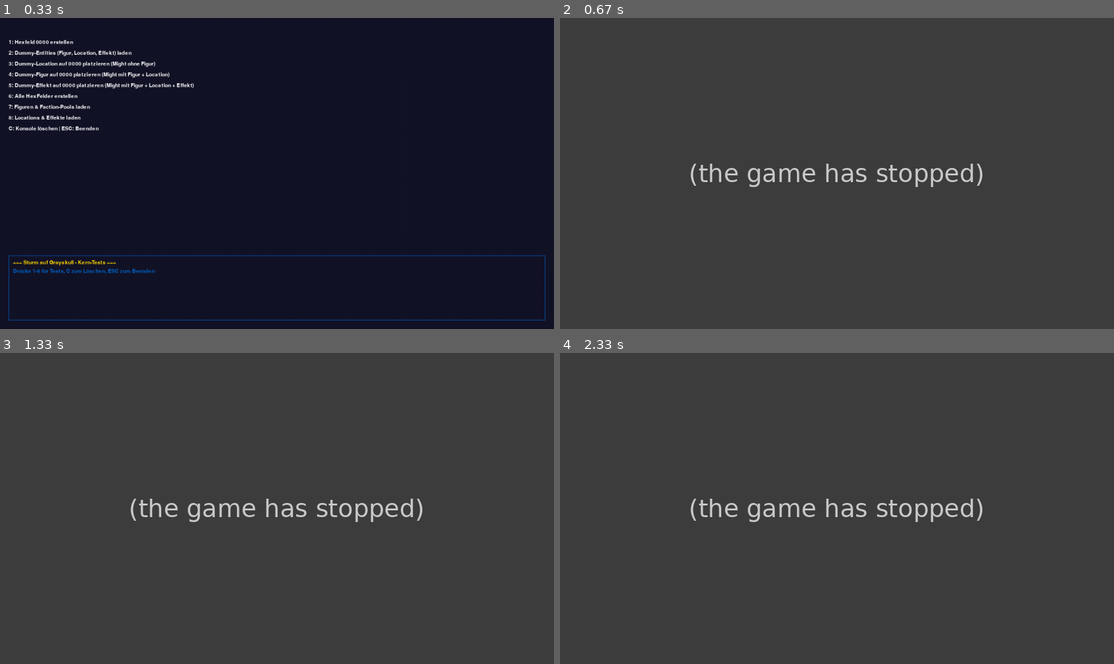
Above: before the commit, frames 1-4 (two rows, left to right).
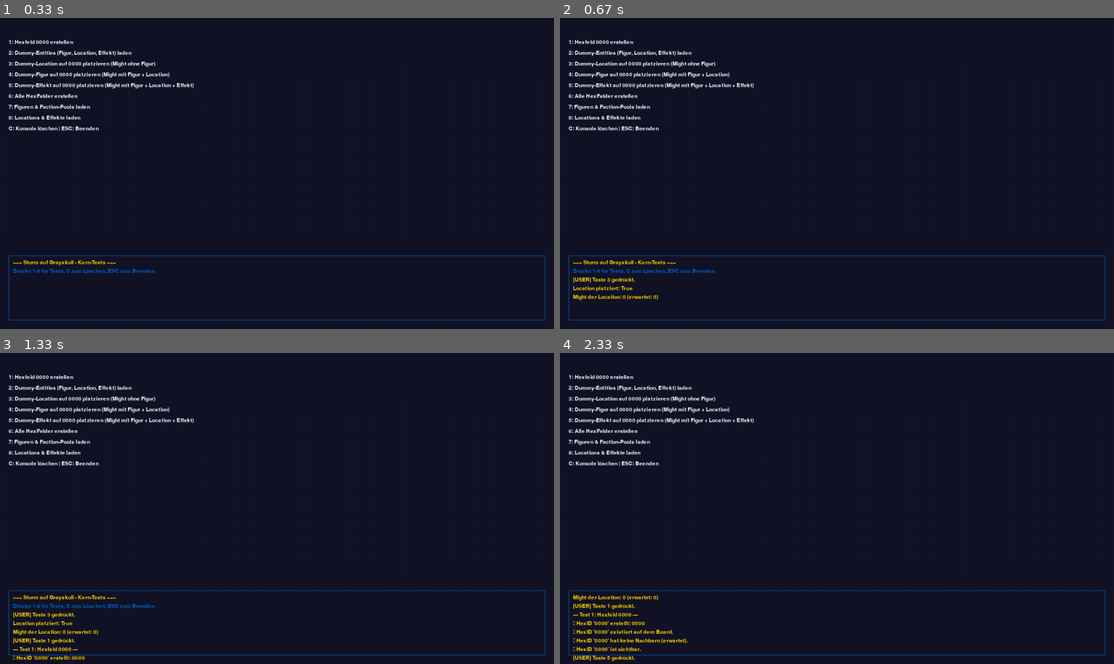
Above: after the commit, the same moments.

Repository: falkstergaming/Assault
Game: pygame game, started from main.py
Same seed, same stepped clock (60 frames per second), same inputs: the game is played once before the commit and once after it.
Inputs:
- Up to frame 1 (0.33 s): no input
- Up to frame 2 (0.67 s): tap 3 at 0.33 s
- Up to frame 3 (1.33 s): tap 1 at 0.67 s; tap Enter at 1 s
- Up to frame 4 (2.33 s): tap 5 at 1.33 s; tap 2 at 2.22 s

Frame 1 is identical in both runs. In frame 2, 100% of the frame differs, in the area x 0-100%, y 0-100%; in frame 3, 100%; in frame 4, 100%.
Error before the commit: AttributeError: 'Location' object has no attribute 'calculate_might' (simulation.py line 128); the game stopped at 0.33 s (later frames are placeholders)

Commit message:
Launch_Tests

Diff:
--- a/core/entities/effect.py
+++ b/core/entities/effect.py
@@ -1,5 +1,7 @@
 from core.entities.base_entity import BaseEntity
-from typing import Optional, Dict, Any
+from typing import Optional, Dict, Any, TYPE_CHECKING
+if TYPE_CHECKING:
+    from core.game.board import Board  # Nur für Typ-Hints, nicht zur Laufzeit
 
 class Effect(BaseEntity):
     """Repräsentiert einen Effekt im Spiel."""
--- a/core/entities/figure.py
+++ b/core/entities/figure.py
@@ -1,5 +1,7 @@
 from core.entities.base_entity import BaseEntity
-from typing import Optional, Dict, Any
+from typing import Optional, Dict, Any, TYPE_CHECKING
+if TYPE_CHECKING:
+    from core.game.board import Board  # Nur für Typ-Hints, nicht zur Laufzeit
 
 class Figure(BaseEntity):
     """Repräsentiert eine Figur im Spiel."""
--- a/core/entities/location.py
+++ b/core/entities/location.py
@@ -1,5 +1,7 @@
 from core.entities.base_entity import BaseEntity
-from typing import Optional, Dict, Any
+from typing import Optional, Dict, Any, TYPE_CHECKING
+if TYPE_CHECKING:
+    from core.game.board import Board  # Nur für Typ-Hints, nicht zur Laufzeit
 
 
 class Location(BaseEntity):
--- a/core/game/board.py
+++ b/core/game/board.py
@@ -3,11 +3,19 @@
 Verwaltet das Spielfeld mit expliziten Hex-IDs, dynamischer Sichtbarkeit,
 und VOLLSTÄNDIGEN Nachbarn-Beziehungen (für Zeichnen und Spiel-Logik).
 """
-
-from typing import List, Dict, Set, Optional, TypeVar
 from core.utils.hex_id import HexID
-
-T = TypeVar('T')  # Generischer Typ für Entities
+from typing import List, Dict, Set, Optional, TypeVar, TYPE_CHECKING
+from core.entities.base_entity import BaseEntity
+from core.entities.figure import Figure      # ✅ Importiere die Klassen
+from core.entities.location import Location  # ✅
+from core.entities.effect import Effect        # ✅
+
+if TYPE_CHECKING:  # Vermeidet Zirkelimports zur Laufzeit
+    from core.entities.figure import Figure
+    from core.entities.location import Location
+    from core.entities.effect import Effect
+
+T = TypeVar('T', BaseEntity, Figure, Location, Effect)  # Generischer Typ für Entities
 
 class Board:
     """
@@ -25,10 +33,10 @@
         self._logical_neighbors: Dict[HexID, List[HexID]] = self._initialize_logical_neighbors()  # Für Spiel-Logik (Marsch)
         self._optical_neighbors: Dict[HexID, List[HexID]] = self._initialize_optical_neighbors()  # Für UI-Rendering
 
-        # Dictionaries für Entities auf dem Board
-        self._figures: Dict[HexID, 'Figure'] = {}
-        self._locations: Dict[HexID, 'Location'] = {}
-        self._effects: Dict[HexID, 'Effect'] = {}
+        # Speichere Entities nach Typ pro Hexfeld
+        self._figures: Dict[str, BaseEntity] = {}      # {hex_id: Figure}
+        self._locations: Dict[str, BaseEntity] = {}   # {hex_id: Location}
+        self._effects: Dict[str, BaseEntity] = {}     # {hex_id: Effect}
 
         # Idol-Kontrolle (für Siegbedingungen)
         self._idle_control: Dict[HexID, Optional[str]] = {
@@ -270,18 +278,14 @@
         return self._visibility.get(hex_id, False)
 
     # --- Nachbarn-Abfrage ---
-    def get_neighbors(self, hex_id: HexID) -> List['BaseEntity']:
-        """
-        Gibt alle Entities (Figuren, Locations, Effekte) auf den Nachbar-Feldern zurück.
-        Filtert None-Werte (leere Felder) heraus.
-        """
-        # ✅ Korrigiert: _logical_neighbors ist ein Dictionary (HexID -> Liste von HexIDs)
-        neighbor_ids = self._logical_neighbors.get(hex_id.raw_id, [])  # ✅ Dictionary-Zugriff!
+    def get_neighbors(self, hex_id: HexID) -> List[BaseEntity]:
+        """Gibt alle Entities (Figuren, Locations, Effekte) auf den Nachbar-Feldern zurück."""
+        neighbor_ids = self._logical_neighbors.get(hex_id, [])  # ✅ HexID-Objekt als Key!
         neighbors = []
         for nid in neighbor_ids:
-            entity = self.get_entity_at(HexID(nid))  # ✅ HexID-Objekt aus String erstellen
-            if entity is not None:
-                neighbors.append(entity)
+            # Hole alle Entities auf dem Nachbar-Feld
+            entities = self.get_entities_at(nid)
+            neighbors.extend(entities)
         return neighbors
 
     def get_optical_neighbors(self, hex_id: HexID) -> List[HexID]:
@@ -318,24 +322,20 @@
             return None  # Kein gegenüberliegendes Feld für andere Bereiche
 
     # --- Platzierung von Entities ---
-    def place_entity(self, hex_id: HexID, entity: T) -> bool:
-        """
-        Platziert eine Entity auf einem Hexfeld.
-        Prüft, ob das Feld gültig und frei ist.
-        """
+    def place_entity(self, hex_id: HexID, entity: BaseEntity) -> bool:
+        """Platziert eine Entity auf einem Hexfeld. Erlaubt 1 Figur + 1 Location + 1 Effekt pro Feld."""
         if not self.is_valid_position(hex_id):
             return False
-        if self._is_occupied(hex_id):
-            return False
 
         if entity.type == "figure":
-            self._figures[hex_id] = entity
+            self._figures[hex_id.raw_id] = entity
         elif entity.type == "location":
-            self._locations[hex_id] = entity
+            self._locations[hex_id.raw_id] = entity
         elif entity.type == "effect":
-            self._effects[hex_id] = entity
+            self._effects[hex_id.raw_id] = entity
         else:
-            return False
+            return False  # Unbekannter Typ
+
         return True
 
     def remove_entity(self, hex_id: HexID, entity_type: str) -> Optional[T]:
@@ -357,24 +357,27 @@
         )
 
     # --- Abfrage von Entities ---
-    def get_figure_at(self, hex_id: HexID) -> Optional['Figure']:
-        """Gibt die Figur auf einem Hexfeld zurück."""
-        return self._figures.get(hex_id)
-
-    def get_location_at(self, hex_id: HexID) -> Optional['Location']:
-        """Gibt die Location auf einem Hexfeld zurück."""
-        return self._locations.get(hex_id)
-
-    def get_effect_at(self, hex_id: HexID) -> Optional['Effect']:
-        """Gibt den Effekt auf einem Hexfeld zurück."""
-        return self._effects.get(hex_id)
-
-    def get_entity_at(self, hex_id: HexID) -> Optional[T]:
-        """
-        Gibt die Entity (Figur, Location oder Effekt) auf einem Hexfeld zurück.
-        Priorität: Figur > Location > Effekt.
-        """
-        return self._figures.get(hex_id) or self._locations.get(hex_id) or self._effects.get(hex_id)
+    def get_figure_at(self, hex_id: HexID) -> Optional[BaseEntity]:
+        return self._figures.get(hex_id.raw_id)
+
+    def get_location_at(self, hex_id: HexID) -> Optional[BaseEntity]:
+        return self._locations.get(hex_id.raw_id)
+
+    def get_effect_at(self, hex_id: HexID) -> Optional[BaseEntity]:
+        return self._effects.get(hex_id.raw_id)
+
+    def get_entity_at(self, hex_id: HexID) -> Optional[BaseEntity]:
+        """
+        Gibt die erste Entity auf einem Hexfeld zurück (für Abwärtskompatibilität).
+        Falls mehrere Entities vorhanden sind, wird die Priorität: Figur > Location > Effekt verwendet.
+        """
+        if hex_id.raw_id in self._figures:
+            return self._figures[hex_id.raw_id]
+        elif hex_id.raw_id in self._locations:
+            return self._locations[hex_id.raw_id]
+        elif hex_id.raw_id in self._effects:
+            return self._effects[hex_id.raw_id]
+        return None
 
     # --- Idol-Kontrolle ---
     def get_idle_fields(self) -> List[HexID]:
@@ -401,15 +404,15 @@
         for idle_id in self._idle_control:
             self._idle_control[idle_id] = None
 
-    def get_all_figures(self) -> List['Figure']:
+    def get_all_figures(self) -> List[Figure]:
         """Gibt alle Figuren auf dem Board zurück."""
         return list(self._figures.values())
 
-    def get_all_locations(self) -> List['Location']:
+    def get_all_locations(self) -> List[Location]:
         """Gibt alle Locations auf dem Board zurück."""
         return list(self._locations.values())
 
-    def get_all_effects(self) -> List['Effect']:
+    def get_all_effects(self) -> List[Effect]:
         """Gibt alle Effekte auf dem Board zurück."""
         return list(self._effects.values())
 
--- a/core/utils/global_constants.py
+++ b/core/utils/global_constants.py
@@ -88,7 +88,45 @@
     "idle_opponent": (255, 0, 0),   # Rot für Gegner-Idle
     "idle_neutral": (200, 200, 0),  # Gelb für neutrale Idles
 }
+# Faction-Farben (RGB)
+FACTION_COLORS = {
+    "Adam": {
+        "primary": (96, 145, 116),      # 🟩 Moos-Neon Grün
+        "secondary": (255, 215, 0),    # Gold
+    },
+    "Skeletor": {
+        "primary": (125, 98, 150),      # 🟪 Dusty Retro Violet
+        "secondary": (0, 0, 0),        # Schwarz
+    },
+    "Hordak": {
+        "primary": (154, 86, 92),      # 🟥 Ancient Crimson (Rot)
+        "secondary": (192, 192, 192),  # Silber
+    },
+    "Zodak": {
+        "primary": (190, 125, 84),     # 🟧 Faded Sunset Orange
+        "secondary": (128, 128, 128),  # Grau
+    }
+}
 
+# Faction-Themes (Musik & Hintergrund)
+FACTION_THEMES = {
+    "Adam": {
+        "music": "artwork/music/adam_theme.mp3",
+        "background": "artwork/background_adam.jpg"
+    },
+    "Skeletor": {
+        "music": "artwork/music/skeletor_theme.mp3",
+        "background": "artwork/background_skeletor.jpg"
+    },
+    "Hordak": {
+        "music": "artwork/music/hordak_theme.mp3",
+        "background": "artwork/background_hordak.jpg"
+    },
+    "Zodak": {
+        "music": "artwork/music/zodak_theme.mp3",
+        "background": "artwork/background_zodak.jpg"
+    }
+}
 ## Fonts
 FONT_FAMILY = "Eurostile"  # Standard-Schriftart für das gesamte Spiel
 FONT_TITLE = (FONT_FAMILY, 24)      # Titel (z. B. "Sturm auf Grayskull")
--- a/simulation.py
+++ b/simulation.py
@@ -12,6 +12,7 @@
 from core.entities.location import Location
 from core.entities.effect import Effect
 from core.entities.vehicle import Vehicle
+from core.entities.base_entity import BaseEntity
 from core.utils.hex_id import HexID
 from core.utils.global_constants import COLORS
 from interfaces.renderer.pygame.screen import Screen
@@ -109,74 +110,58 @@
         console.log(f"✅ Dummy-Effekt geladen: {dummy_effect.name} (ID: {dummy_effect.id}, Cost: {dummy_effect.cost})", COLORS["highlight"])
 
     def test_place_location():
-        """Test 3: Lege Dummy-Location (0000) auf Feld 0000 (Might ohne Figur)."""
-        console.log("--- Test 3: Location auf 0000 platzieren ---", COLORS["highlight"])
-
         hex_id = HexID("0000")
-
-        # 1. Location platzieren
         success = board.place_entity(hex_id, dummy_location)
-        console.log(f"Location '{dummy_location.name}' auf {hex_id.raw_id} platziert: {success}", COLORS["highlight"] if success else COLORS["idle_opponent"])
-
+        console.log(f"Location platziert: {success}", COLORS["highlight"] if success else COLORS["idle_opponent"])
         if not success:
             return
-
-        # 2. Might der Location berechnen (ohne Figur)
         location = board.get_location_at(hex_id)
         if location:
-            # Might = base_might + self-buffs (hier: 0 + 2 = 2)
-            might = location.calculate_might(board.get_neighbors(hex_id), opponent=None, location=None)
-            console.log(f"Might der Location (ohne Figur): {might} (erwartet: 2)", COLORS["highlight"] if might == 2 else COLORS["idle_opponent"])
-        else:
-            console.log(f"❌ Location auf {hex_id.raw_id} nicht gefunden!", COLORS["idle_opponent"])
+            might = location.base_might  # Ohne Figur: Keine Self-Buffs
+            console.log(f"Might der Location: {might} (erwartet: {location.base_might})",
+                        COLORS["highlight"] if might == location.base_might else COLORS["idle_opponent"])
 
     def test_place_figure():
-        """Test 4: Stelle Dummy-Figur (0000) auf Feld 0000 (Might mit Figur + Location)."""
-        console.log("--- Test 4: Figur auf 0000 platzieren ---", COLORS["highlight"])
-
         hex_id = HexID("0000")
-
-        # 1. Figur platzieren (überschreibt Location nicht, da verschiedene Typen)
+        # 1. Location platzieren
+        board.place_entity(hex_id, dummy_location)
+        # 2. Figur platzieren
         success = board.place_entity(hex_id, dummy_figure)
-        console.log(f"Figur '{dummy_figure.name}' auf {hex_id.raw_id} platziert: {success}", COLORS["highlight"] if success else COLORS["idle_opponent"])
-
+        console.log(f"Figur platziert: {success}", COLORS["highlight"] if success else COLORS["idle_opponent"])
         if not success:
             return
-
-        # 2. Might der Figur berechnen (mit Location)
         figure = board.get_figure_at(hex_id)
         location = board.get_location_at(hex_id)
         if figure and location:
-            # Might = base_might (5) + location.self-buffs (2) = 7
-            might = figure.calculate_might(board.get_neighbors(hex_id), opponent=None, location=location)
-            console.log(f"Might der Figur (mit Location): {might} (erwartet: 7)", COLORS["highlight"] if might == 7 else COLORS["idle_opponent"])
-        else:
-            console.log(f"❌ Figur oder Location auf {hex_id.raw_id} nicht gefunden!", COLORS["idle_opponent"])
+            location_self_buffs = sum(buff.value for buff in location.buffs["self"])
+            might = figure.base_might + location.base_might + location_self_buffs
+            expected = dummy_figure.base_might + dummy_location.base_might + location_self_buffs
+            console.log(f"Might der Figur (mit Location): {might} (erwartet: {expected})",
+                        COLORS["highlight"] if might == expected else COLORS["idle_opponent"])
 
     def test_place_effect():
-        """Test 5: Lege Dummy-Effekt (0000) auf Feld 0000 (Might mit Figur + Location + Effekt)."""
-        console.log("--- Test 5: Effekt auf 0000 platzieren ---", COLORS["highlight"])
-
         hex_id = HexID("0000")
-
-        # 1. Effekt platzieren
+        # 1. Location und Figur platzieren
+        board.place_entity(hex_id, dummy_location)
+        board.place_entity(hex_id, dummy_figure)
+        # 2. Effekt platzieren
         success = board.place_entity(hex_id, dummy_effect)
-        console.log(f"Effekt '{dummy_effect.name}' auf {hex_id.raw_id} platziert: {success}", COLORS["highlight"] if success else COLORS["idle_opponent"])
-
+        console.log(f"Effekt platziert: {success}", COLORS["highlight"] if success else COLORS["idle_opponent"])
         if not success:
             return
-
-        # 2. Might der Figur berechnen (mit Location + Effekt)
         figure = board.get_figure_at(hex_id)
         location = board.get_location_at(hex_id)
         effect = board.get_effect_at(hex_id)
-
         if figure and location and effect:
-            # Might = base_might (5) + location.self-buffs (2) + effect.self-buffs (0) = 7
-            might = figure.calculate_might(board.get_neighbors(hex_id), opponent=None, location=location)
-            console.log(f"Might der Figur (mit Location + Effekt): {might} (erwartet: 7)", COLORS["highlight"] if might == 7 else COLORS["idle_opponent"])
-        else:
-            console.log(f"❌ Figur, Location oder Effekt auf {hex_id.raw_id} nicht gefunden!", COLORS["idle_opponent"])
+            location_self_buffs = sum(buff.value for buff in location.buffs["self"])
+            figure_self_buffs = sum(buff.value for buff in figure.buffs["self"]) if figure.alt else 0
+            effect_self_buffs = sum(buff.value for buff in effect.buffs["self"]) if effect.alt else 0
+            might = (figure.base_might + location.base_might + effect.base_might +
+                    location_self_buffs + figure_self_buffs + effect_self_buffs)
+            expected = (dummy_figure.base_might + dummy_location.base_might + dummy_effect.base_might +
+                        location_self_buffs + figure_self_buffs + effect_self_buffs)
+            console.log(f"Might (mit Location + Effekt): {might} (erwartet: {expected})",
+                        COLORS["highlight"] if might == expected else COLORS["idle_opponent"])
 
     def test_board():
         """Test 6: Prüft, ob Hexfelder in Gruppen (0, 1xxx, 2xxx, 8xxx) erstellt wurden."""
